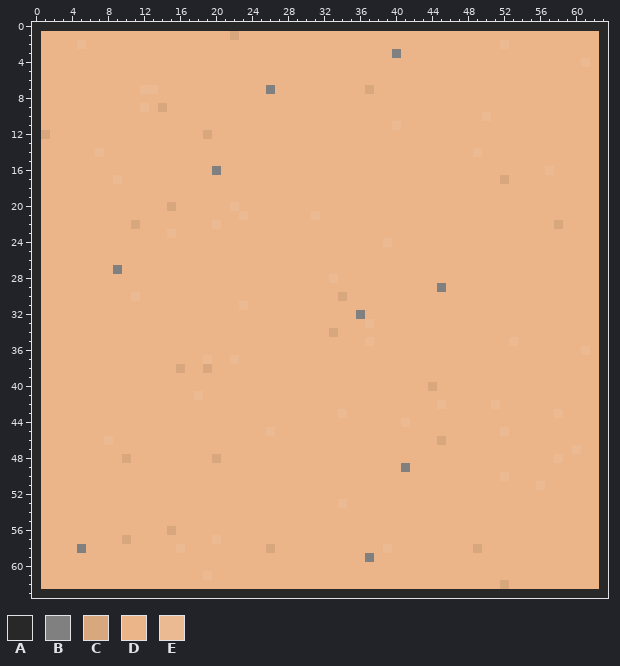
Edited in one commit: pixel-art sprite (dlight/textures/blocks/concrete_brown.png). The picture above is the old version.
The file is 64x64 pixels.
Palette (. is transparent): A #282828  B #808080  C #d8a77e  D #ebb589  E #ecba92
New version:
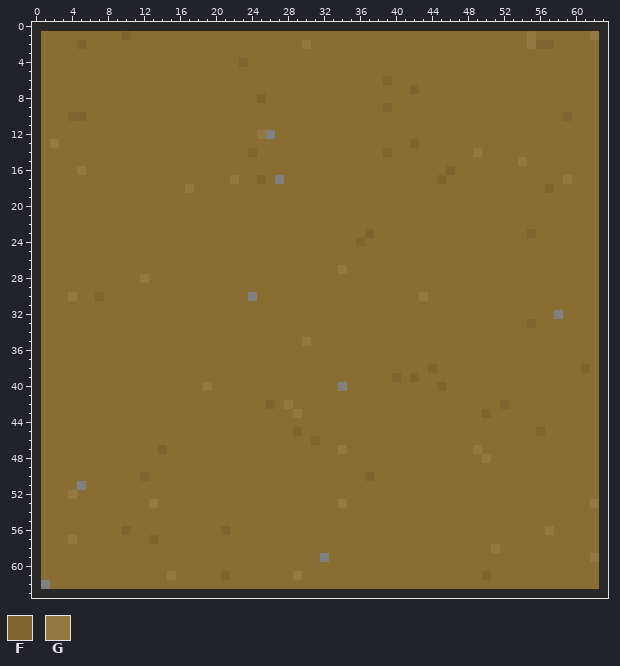
Colours new in this view: F #7f642f  G #937842
Difference:
colour D: #ebb589 -> #8a6d33
Changed rows in their new state; - is a pixel that keeps its letter.
first column x 1:
 1 ---------F-----------D--------------------------------G------G
 2 ----F------------------------G---------------------D--GFF-----
 3 ---------------------------------------D----------------------
 4 ----------------------F-------------------------------------D-
 6 --------------------------------------F-----------------------
 7 -----------DD------------D----------D----F--------------------
 8 ------------------------F-------------------------------------
 9 -----------D-D------------------------F-----------------------
10 ---FF--------------------------------------------D--------F---
11 ---------------------------------------D----------------------
12 D-----------------D-----GB------------------------------------
13 -G---------------------------------------F--------------------
14 ------D----------------F--------------F---------G-------------
15 -----------------------------------------------------G--------
16 ----G--------------D-------------------------F----------D-----
17 --------D------------G--F-B-----------------F------D------G---
18 ----------------G---------------------------------------F-----
20 --------------D------D----------------------------------------
21 ----------------------D-------D-------------------------------
22 ----------D--------D-------------------------------------D----
23 --------------D---------------------F-----------------F-------
24 -----------------------------------F--D-----------------------
27 --------D------------------------G----------------------------
28 -----------G--------------------D-----------------------------
29 --------------------------------------------D-----------------
30 ---G--F---D------------B---------D--------G-------------------
31 ----------------------D---------------------------------------
32 -----------------------------------D---------------------B----
33 ------------------------------------D-----------------F-------
34 --------------------------------D-----------------------------
35 -----------------------------G------D---------------D---------
36 ------------------------------------------------------------D-
37 ------------------D--D----------------------------------------
38 ---------------D--D------------------------F----------------F-
39 ---------------------------------------F-F--------------------
40 ------------------G--------------B---------DF-----------------
41 -----------------D--------------------------------------------
42 -------------------------F-G----------------D-----DF----------
43 ----------------------------G----D---------------F-------D----
44 ----------------------------------------D---------------------
45 -------------------------D--F----------------------D---F------
46 -------D----------------------F-------------D-----------------
47 -------------F-------------------G--------------G----------D--
48 ---------D---------D-----------------------------G-------D----
49 ----------------------------------------D---------------------
50 -----------F------------------------F--------------D----------
51 ----B--------------------------------------------------D------
52 ---G----------------------------------------------------------
53 ------------G--------------------G---------------------------G
56 ---------F----D-----F-----------------------------------G-----
57 ---G-----D--F------D------------------------------------------
58 ----D----------D---------D------------D---------D-G-----------
59 -------------------------------B----D------------------------G
61 --------------G---D-F-------G--------------------F------------
62 B--------------------------------------------------D----------
Where, in picture pixels (left, top, right, bottom), the same in both pictures:
changed: (41, 31, 599, 589)
